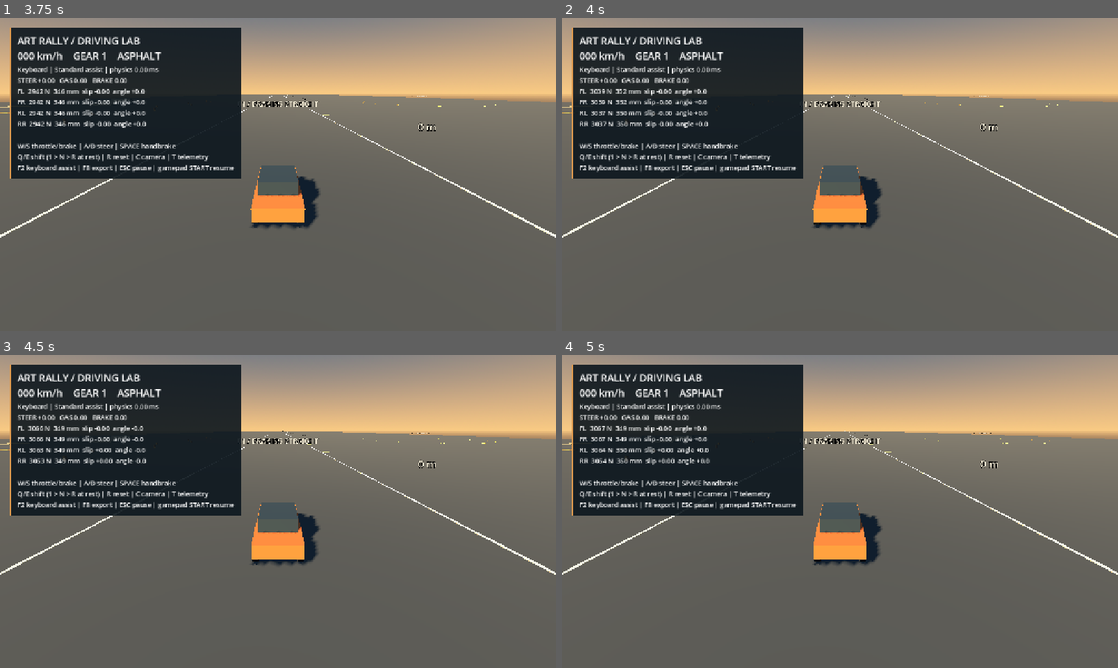
Above: before the commit, frames 1-4 (two rows, left to right).
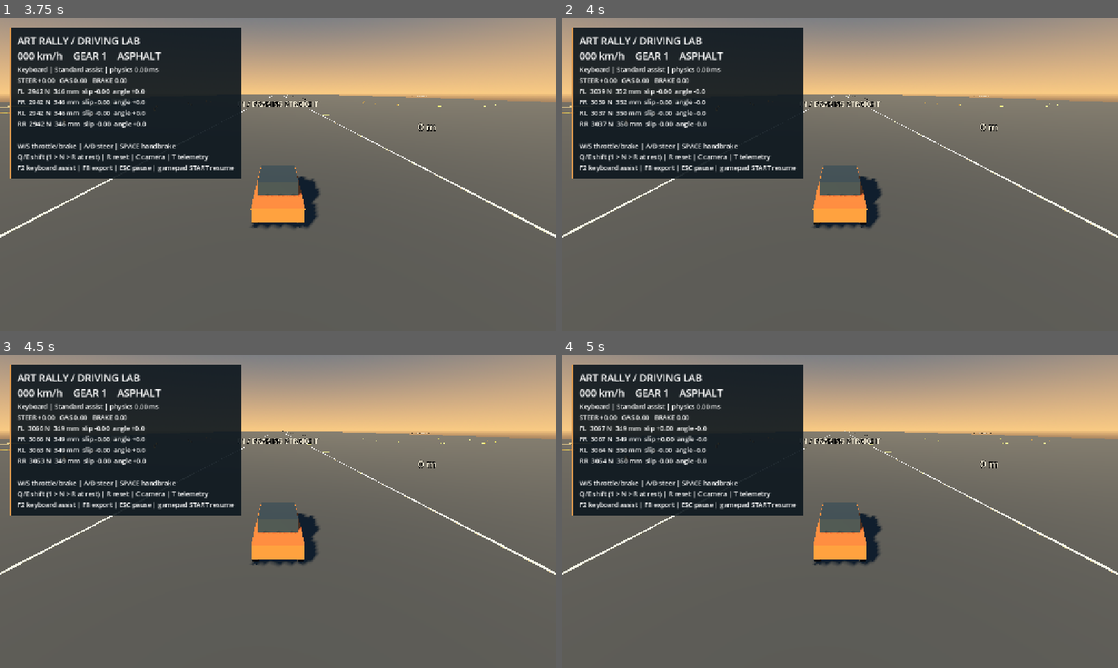
Above: after the commit, the same moments.

Repository: YicongCao/Art-Rally
Game: Godot game, scene res://scenes/dev/driving_lab.tscn
The game is run twice, just before and just after one commit, with the same random seed, the same clock (stepped at 60 frames per second) and the same inputs.
Inputs (mouse positions are in pixels of both pictures, inside the frame that each line leads up to):
- Up to frame 1 (3.75 s): tap Enter at 0.5, 3.6 s; move the mouse to (400, 158) at 0.52 s; hold D (steer_right) 0.53-1.25 s; tap W (throttle) at 0.6, 2.1 s; click (400, 158) at 0.67 s; tap R (reset_vehicle) every 0.75 s from 1.25 to 3.5 s; drag from (166, 190) to (250, 237) at 1.27 s; move the mouse to (333, 105) at 2.02 s; hold D (steer_right) 2.03-2.75 s; drag from (250, 237) to (111, 127) at 2.77 s; move the mouse to (444, 221) at 3.52 s; hold A (steer_left) from 3.53 s (still down)
- Up to frame 2 (4 s): keep holding A (steer_left); tap W (throttle) at 3.8 s
- Up to frame 3 (4.5 s): release A (steer_left) at 4.25 s; drag from (111, 464) to (194, 433) at 4.27 s
- Up to frame 4 (5 s): no input

Frame 1 is identical in both runs. In frame 2, 0.1% of the frame differs, in the area x 23-54%, y 22-66%; in frame 3, 0.2%; in frame 4, 0.4%, in the area x 17-27%, y 22-36%.

Commit message:
feat(m2): add tire load sensitivity relaxation and anti-roll coupling

Diff:
--- a/scripts/vehicle/rally_vehicle.gd
+++ b/scripts/vehicle/rally_vehicle.gd
@@ -73,8 +73,11 @@
 	command.sanitize()
 	var torques := drivetrain.step(command, state.linear_velocity.length())
 	for i: int in range(4):
+		RallySuspension.sample(wheels[i], config.wheel_mount(i), state, config, get_rid())
+	RallySuspension.anti_roll(wheels[0], wheels[1], config.front_anti_roll)
+	RallySuspension.anti_roll(wheels[2], wheels[3], config.rear_anti_roll)
+	for i: int in range(4):
 		var wheel := wheels[i]
-		RallySuspension.sample(wheel, config.wheel_mount(i), state, config, get_rid())
 		wheel.steer = -command.steer * config.max_steer_radians if i < 2 else 0.0
 		var heading := -state.transform.basis.z.rotated(state.transform.basis.y, wheel.steer)
 		wheel.forward = heading.slide(wheel.normal).normalized() if wheel.grounded else heading
--- a/scripts/vehicle/suspension_model.gd
+++ b/scripts/vehicle/suspension_model.gd
@@ -24,3 +24,10 @@
 	var bump := maxf(0, config.suspension_min - wheel.length)
 	var force := config.spring_rate() * wheel.compression + damping * compress_speed + config.bump_stiffness * bump
 	wheel.load = clampf(force, 0, config.body_mass * 9.81 * 3.0)
+
+
+static func anti_roll(left: RallyWheelState, right: RallyWheelState, stiffness: float) -> void:
+	if not left.grounded or not right.grounded: return
+	var transfer := clampf((left.compression - right.compression) * stiffness, -left.load, right.load)
+	left.load += transfer
+	right.load -= transfer
--- a/scripts/vehicle/tire_config.gd
+++ b/scripts/vehicle/tire_config.gd
@@ -5,3 +5,7 @@
 @export var longitudinal_stiffness: float = 12.0
 @export var lateral_stiffness: float = 8.0
 @export var low_speed_reference: float = 3.0
+@export var reference_load: float = 3100.0
+@export var load_sensitivity: float = 0.12
+@export var sliding_ratio: float = 0.78
+@export var relaxation_length: float = 0.30
--- a/scripts/vehicle/tire_model.gd
+++ b/scripts/vehicle/tire_model.gd
@@ -3,11 +3,14 @@
 
 
 static func capacity(load: float, tire: RallyTireConfig) -> float:
-	return maxf(load, 0) * tire.friction
+	var sensitivity := clampf(pow(maxf(load, 1.0) / tire.reference_load, -tire.load_sensitivity), 0.65, 1.25)
+	return maxf(load, 0) * tire.friction * sensitivity
 
 
-static func curve(slip: float, stiffness: float) -> float:
-	return tanh(slip * stiffness)
+static func curve(slip: float, stiffness: float, sliding_ratio: float = 0.78) -> float:
+	var x := absf(slip) * stiffness
+	var value := sin(x * PI * 0.5) if x <= 1.0 else sliding_ratio + (1.0 - sliding_ratio) * exp(-0.5 * pow(x - 1.0, 2))
+	return signf(slip) * value
 
 
 static func solve(wheel: RallyWheelState, drive: float, brake: float, dt: float, config: RallyVehicleConfig, tire: RallyTireConfig) -> Vector2:
@@ -20,11 +23,17 @@
 		wheel.lateral_force = 0
 		wheel.slip = 0
 		wheel.slip_angle = 0
+		wheel.relaxed_slip = 0
+		wheel.relaxed_angle = 0
 		return Vector2.ZERO
 	var denominator := maxf(absf(wheel.longitudinal_speed), tire.low_speed_reference)
 	var effective_mass := config.body_mass / 4.0
 	wheel.slip_angle = atan2(wheel.lateral_speed, denominator)
-	var lateral := -curve(wheel.slip_angle, tire.lateral_stiffness) * limit
+	# Fade transient tire memory near rest so it cannot sustain a parking oscillation.
+	var moving := smoothstep(0.5, 3.0, absf(wheel.longitudinal_speed))
+	var gain := lerpf(1.0, 1.0 - exp(-maxf(absf(wheel.longitudinal_speed), 1.0) * dt / tire.relaxation_length), moving)
+	wheel.relaxed_angle = lerpf(wheel.relaxed_angle, wheel.slip_angle, gain)
+	var lateral := -curve(wheel.relaxed_angle, tire.lateral_stiffness, tire.sliding_ratio) * limit
 	lateral /= 1.0 + limit * tire.lateral_stiffness * dt / (denominator * effective_mass)
 	# Implicit wheel/contact coupling avoids a stiff explicit tire spring at walking speed.
 	var low := -limit
@@ -34,7 +43,8 @@
 		var trial := (low + high) * 0.5
 		var omega := move_toward(wheel.omega + (drive - trial * radius) * dt / inertia, 0, brake * dt / inertia)
 		var slip := (omega * radius - wheel.longitudinal_speed - trial * dt / effective_mass) / denominator
-		force = Vector2(curve(slip, tire.longitudinal_stiffness) * limit, lateral).limit_length(limit)
+		var relaxed := lerpf(wheel.relaxed_slip, slip, gain)
+		force = Vector2(curve(relaxed, tire.longitudinal_stiffness, tire.sliding_ratio) * limit, lateral).limit_length(limit)
 		if trial > force.x:
 			high = trial
 		else:
@@ -43,6 +53,7 @@
 	force = force.limit_length(limit)
 	wheel.omega = move_toward(wheel.omega + (drive - force.x * radius) * dt / inertia, 0, brake * dt / inertia)
 	wheel.slip = (wheel.omega * radius - wheel.longitudinal_speed) / denominator
+	wheel.relaxed_slip = lerpf(wheel.relaxed_slip, (wheel.omega * radius - wheel.longitudinal_speed - force.x * dt / effective_mass) / denominator, gain)
 	wheel.longitudinal_force = force.x
 	wheel.lateral_force = force.y
 	return force
--- a/scripts/vehicle/vehicle_config.gd
+++ b/scripts/vehicle/vehicle_config.gd
@@ -20,6 +20,8 @@
 @export var handbrake_torque: float = 2300.0
 @export var drag_coefficient_area: float = 0.85
 @export var rolling_resistance: float = 0.015
+@export var front_anti_roll: float = 6500.0
+@export var rear_anti_roll: float = 4500.0
 
 
 func spring_rate() -> float:
--- a/scripts/vehicle/wheel_state.gd
+++ b/scripts/vehicle/wheel_state.gd
@@ -18,6 +18,8 @@
 var slip_angle: float = 0.0
 var longitudinal_force: float = 0.0
 var lateral_force: float = 0.0
+var relaxed_slip: float = 0.0
+var relaxed_angle: float = 0.0
 
 
 func reset() -> void:
@@ -30,3 +32,5 @@
 	slip_angle = 0.0
 	longitudinal_force = 0.0
 	lateral_force = 0.0
+	relaxed_slip = 0.0
+	relaxed_angle = 0.0
--- a/tests/tire_test.gd
+++ b/tests/tire_test.gd
@@ -21,4 +21,29 @@
 		force = RallyTireModel.solve(wheel, 0, 1500, 1.0 / 480, config, tire)
 		stable = stable and is_finite(wheel.omega) and force.is_finite()
 	check(stable and absf(wheel.omega) < 0.01, "Low-speed brake solve remains finite without wheel reversal")
+	var peak := RallyTireModel.curve(1.0 / tire.longitudinal_stiffness, tire.longitudinal_stiffness)
+	var sliding := RallyTireModel.curve(0.8, tire.longitudinal_stiffness)
+	check(peak > sliding and sliding > 0.7, "Tire has a progressive peak and nonzero sliding plateau")
+	check(is_equal_approx(RallyTireModel.curve(-0.2, 8), -RallyTireModel.curve(0.2, 8)), "Tire curve is sign-symmetric")
+	check(RallyTireModel.capacity(6000, tire) > RallyTireModel.capacity(3000, tire) and RallyTireModel.capacity(6000, tire) < 2 * RallyTireModel.capacity(3000, tire), "Load sensitivity increases force sublinearly")
+	wheel.reset()
+	wheel.grounded = true
+	wheel.load = 3000
+	wheel.longitudinal_speed = 20
+	wheel.lateral_speed = 2
+	wheel.omega = 20 / config.wheel_radius
+	RallyTireModel.solve(wheel, 0, 0, 1.0 / 480, config, tire)
+	check(wheel.relaxed_angle > 0 and wheel.relaxed_angle < wheel.slip_angle, "Relaxation length delays force buildup at speed")
+	var left := RallyWheelState.new()
+	var right := RallyWheelState.new()
+	left.grounded = true
+	right.grounded = true
+	left.load = 3000
+	right.load = 3000
+	left.compression = 0.2
+	right.compression = 0.1
+	RallySuspension.anti_roll(left, right, 5000)
+	check(is_equal_approx(left.load + right.load, 6000) and left.load > right.load, "Anti-roll bar transfers support without creating total load")
+	RallySuspension.anti_roll(left, right, 1000000)
+	check(left.load >= 0 and right.load >= 0, "Anti-roll bar cannot generate tensile road contact")
 	finish()
